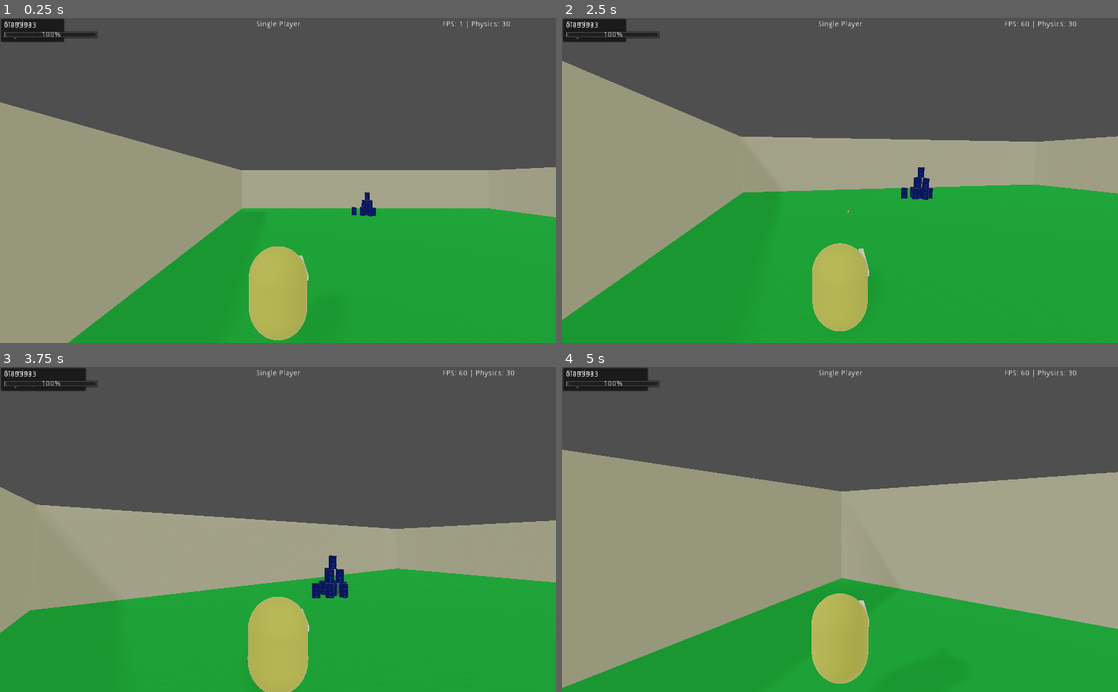
Above: before the commit, frames 1-4 (two rows, left to right).
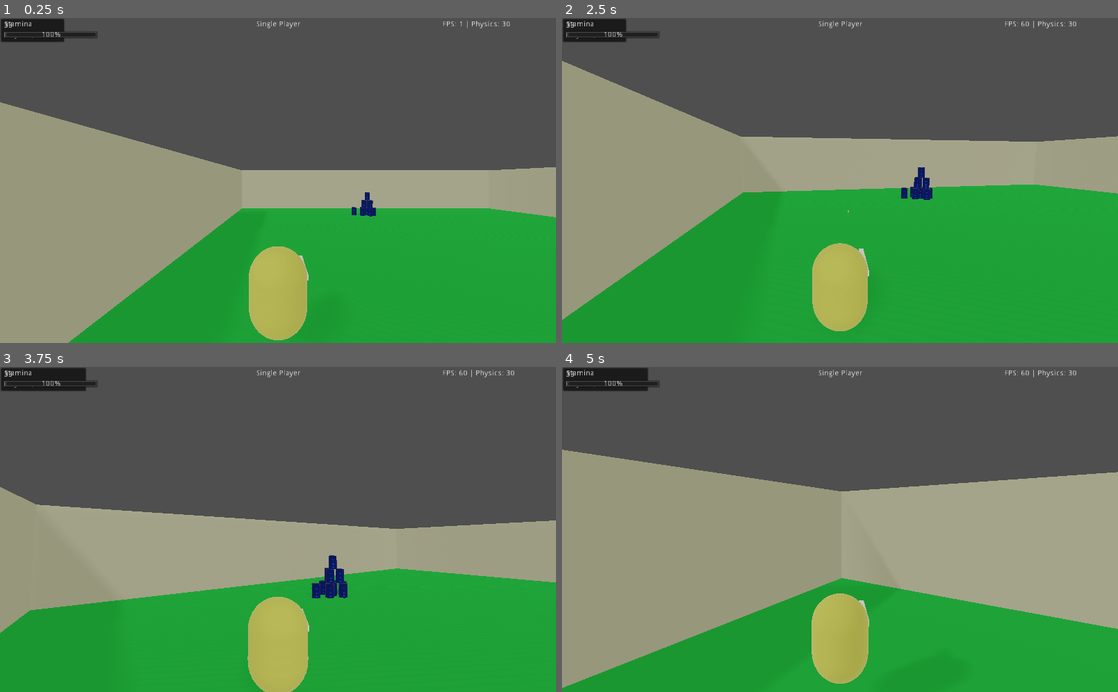
Above: after the commit, the same moments.

Repository: Kehom/GodotAddonPack
Game: Godot game, scene res://demos/mega/megamain.tscn
Same seed, same stepped clock (60 frames per second), same inputs: the game is played once before the commit and once after it. This scene is started directly instead of the project's main scene. The engine's default icon, where the game draws it, is replaced by a stand-in: a white triangle on a blue panel in a dark square.
Inputs (mouse positions are in pixels of both pictures, inside the frame that each line leads up to):
- Up to frame 1 (0.25 s): no input
- Up to frame 2 (2.5 s): tap Enter at 0.5 s; move the mouse to (867, 180) at 0.52 s; hold W (move_forward) from 0.53 s (still down); right-click (867, 180) at 0.6 s; click (867, 180) at 0.67 s; tap Space (jump) at 0.77, 1.52 s; move the mouse to (812, 180) at 1.27 s; tap Ctrl (multiselect) at 1.35 s; move the mouse to (851, 174) at 2.02 s; click (851, 174) at 2.1 s
- Up to frame 3 (3.75 s): keep holding W (move_forward); move the mouse to (272, 536) at 2.77 s; tap Shift (sprint) at 2.85 s; click (272, 536) at 2.92 s; tap Space (jump) at 3.02 s; move the mouse to (316, 532) at 3.52 s; tap Enter at 3.6 s
- Up to frame 4 (5 s): keep holding W (move_forward); tap Space (jump) at 3.77, 4.52 s; move the mouse to (795, 526) at 4.27 s; tap Backspace at 4.35 s

The runs differ from the first frame. In frame 1, less than 0.1% of the frame differs, in the area x 0-68%, y 1-61%; in frame 2, less than 0.1%, in the area x 0-67%, y 1-56%; in frame 3, less than 0.1%; in frame 4, less than 0.1%.
Error in both runs: Trying to assign value of type 'Nil' to a variable of type 'float'. (res://demos/mega/megamain.gd:128)

Commit message:
fix clutter base
clutter_base.gd: clutter base now syncs properly and doesnt freak out

p3dchar_base.gd: got rid of redundant variables

megamain.gd: idle time now expressed in ms

Diff:
--- a/demos/mega/megamain.gd
+++ b/demos/mega/megamain.gd
@@ -107,7 +107,7 @@
 
 
 func _physics_process(_dt: float) -> void:
-	OverlayDebugInfo.set_label("cpu idle time",str(_dt - Performance.get_monitor(Performance.TIME_PHYSICS_PROCESS)))
+	OverlayDebugInfo.set_label("cpu idle time",str(int((_dt - Performance.get_monitor(Performance.TIME_PHYSICS_PROCESS))*1000)))
 	# Update the HUD info
 	$hud/lbl_fpsinfo.text = fps_info_str % [int(Engine.get_frames_per_second()), Engine.iterations_per_second]
 
--- a/shared/scenes/clutter_base.gd
+++ b/shared/scenes/clutter_base.gd
@@ -65,6 +65,7 @@
 	else:
 		net_has_correction = true
 		network.snapshot_entity(self)
+		net_has_correction = false
 
 
 
--- a/shared/scenes/p3dchar_base.gd
+++ b/shared/scenes/p3dchar_base.gd
@@ -25,7 +25,6 @@
 const gravity: float = 9.81
 
 # Hold accumulated velocity through each physics iteration
-var _velocity: Vector3 = Vector3()
 var net_velocity: Vector3 = Vector3()
 
 # This flag indicates if the character can jump
@@ -66,7 +65,6 @@
 var _mouse_sensitivity: Vector2 = Vector2(0.45, 0.5)
 
 # Keep track of the pitch angle - this will be changed whe moving the mouse
-var _pitch_angle: float = 0.0
 var net_pitch_angle: float = 0.0
 
 # This will be shown within the OverlayDebugInfo. In this demo, pressing F10 will show (unhide) the panel
@@ -83,7 +81,6 @@
 # Cache UID - as retrieved from the meta
 var _uid: int = 0
 
-var _effects: PoolByteArray = PoolByteArray()
 var net_effects: PoolByteArray = PoolByteArray()
 
 func _ready() -> void:
@@ -139,10 +136,7 @@
 
 		# Apply the correct state
 		global_transform = Transform(Basis(net_orientation),net_position)
-		_velocity = net_velocity
-		_pitch_angle = net_pitch_angle
 		current_stamina = net_stamina
-		_effects = net_effects
 
 		# Replay the input objects within internal history if this character belongs
 		# to the local player
@@ -224,8 +218,8 @@
 
 	# Reset floor movement - that is, ensure character does not move as a result
 	# of the slide from the previous update
-	_velocity.x = 0.0
-	_velocity.z = 0.0
+	net_velocity.x = 0.0
+	net_velocity.z = 0.0
 
 	# First deal with mouse relative input data as it may change orientation
 	var relative: Vector2 = input.get_mouse_relative()
@@ -236,10 +230,9 @@
 
 	if (relative.y != 0.0):
 		var change: float = relative.y * _mouse_sensitivity.y
-		_pitch_angle = clamp(_pitch_angle + change, -40, 70)
+		net_pitch_angle = clamp(net_pitch_angle + change, -40, 70)
 		if (_camera_ref):
-			_camera_ref.rotation.x = deg2rad(_pitch_angle)
-	net_pitch_angle = _pitch_angle
+			_camera_ref.rotation.x = deg2rad(net_pitch_angle)
 
 	# Movement input
 	var aim: Basis = get_global_transform().basis
@@ -270,17 +263,16 @@
 	move_dir.z *= speed
 
 	# Integrate gravity. IN 3D, negative Y is down
-	_velocity.y -= (gravity * dt)
+	net_velocity.y -= (gravity * dt)
 
 	# Apply input to the velocity
-	_velocity += move_dir
+	net_velocity += move_dir
 
 	# Perform the movement. One thing to keep in mind is the last argument of the
 	# move_and_slide() function, which enables/disables infinite inertia. It
 	# must be false in order for kinematic bodies to correctly collide with
 	# rigid bodies.
-	_velocity = move_and_slide(_velocity, _floor_normal, false, 4, 0.785398, false)
-	net_velocity = _velocity
+	net_velocity = move_and_slide(net_velocity, _floor_normal, false, 4, 0.785398, false)
 	net_position = global_transform.origin
 	net_orientation = Quat(global_transform.basis)
 
@@ -322,15 +314,14 @@
 	var bullet: Node = network.snapshot_data.spawn_node(GlowProjectile, projid, 0)
 	bullet.init(position_node.global_transform)
 	# Apply the correct pitch
-	bullet.rotation.x = deg2rad(_pitch_angle)
+	bullet.rotation.x = deg2rad(net_pitch_angle)
 
 	# Set a random number of effects (between 0 and 5). Please note that in here the effects array will be
 	# completely rewritten just to test the replication of the arrays.
 	var ne: int = randi() % 6
-	_effects = PoolByteArray()
+	net_effects = PoolByteArray()
 	for _i in ne:
-		_effects.append(randi() % 51)
-	net_effects = _effects
+		net_effects.append(randi() % 51)
 
 
 
